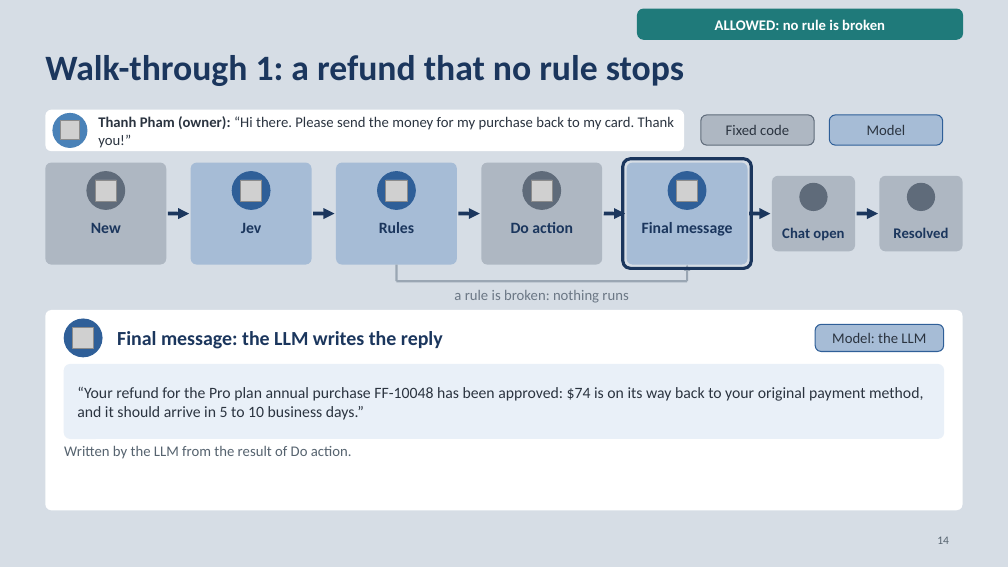
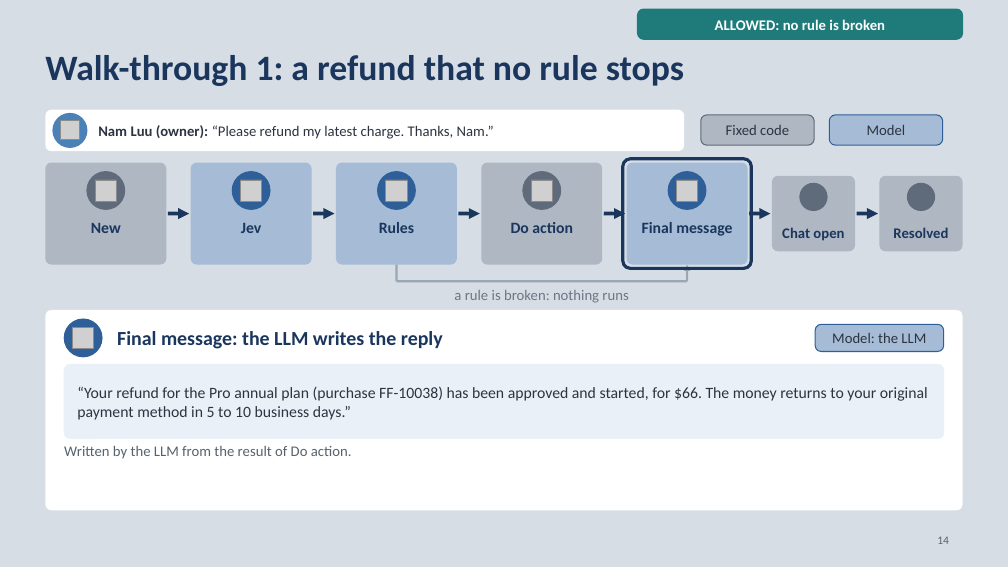
Before and after one commit to neilonthesky/english-presentation, a slide deck: slide 14 of slides/deck.pptx. Drawn at 1008x567 pixels with LibreOffice and Linux fonts; fonts in the diff are those of the drawing; grey boxes stand for pictures; background and template pictures are left out. Boxes give left, top, right and bottom in pixels: in the first picture for what was removed or moved away, otherwise in the second. Text is boxed around its words. In the diff, an @@ line names an element or a change of style, - is before the commit and + after.

```diff
--- a/slides/deck.pptx
+++ b/slides/deck.pptx
@@ text at (98,125,494,139): text changed @@
-Thanh Pham (owner): “Hi there. Please send the money for my purchase back to my card. Thank you!”
+Nam Luu (owner): “Please refund my latest charge. Thanks, Nam.”
@@ text in rounded rectangle at (77,386,928,420): text changed @@
-“Your refund for the Pro plan annual purchase FF-10048 has been approved: $74 is on its way back to your original payment method, and it should arrive in 5 to 10 business days.”
+“Your refund for the Pro annual plan (purchase FF-10038) has been approved and started, for $66. The money returns to your original payment method in 5 to 10 business days.”
```
Also in this commit, not shown: 20 other slides changed, 12 other files.
